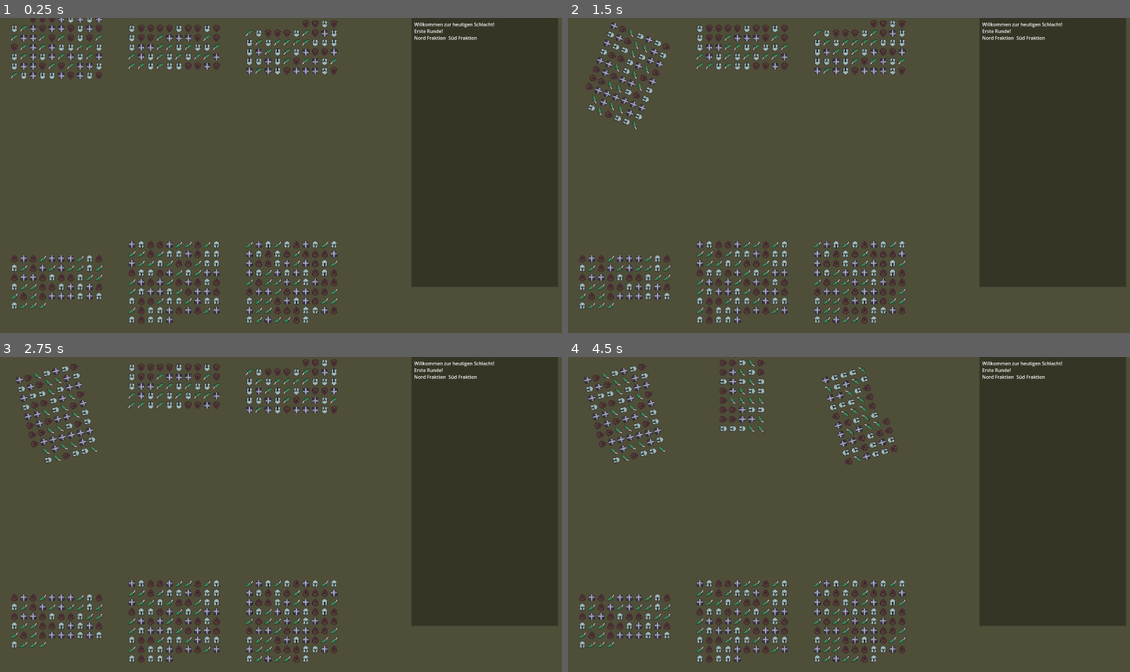
Above: before the commit, frames 1-4 (two rows, left to right).
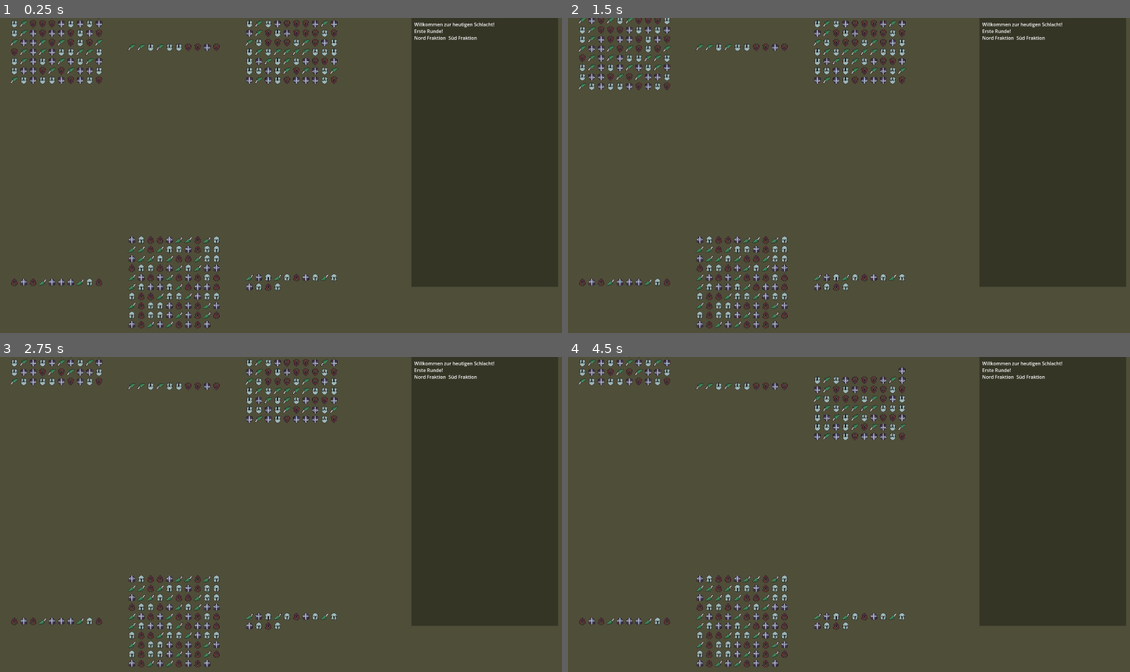
Above: after the commit, the same moments.

Repository: cjanta/RectsGodot
Game: Godot game, scene res://root.tscn
Same seed, same stepped clock (60 frames per second), same inputs: the game is played once before the commit and once after it.
Inputs (mouse positions are in pixels of both pictures, inside the frame that each line leads up to):
- Up to frame 1 (0.25 s): no input
- Up to frame 2 (1.5 s): tap Enter at 0.5 s; drag from (624, 46) to (742, 74) at 0.52 s; tap Space (Spacebar) at 1.25 s; drag from (624, 112) to (742, 46) at 1.27 s
- Up to frame 3 (2.75 s): tap Enter at 2 s; tap Space (Spacebar) at 2.1 s; click (174, 385) at 2.17 s
- Up to frame 4 (4.5 s): tap Space (Spacebar) at 2.75, 4.25 s; drag from (742, 413) to (860, 385) at 2.77 s; tap Enter at 3.5 s; drag from (860, 385) to (624, 413) at 3.52 s; drag from (860, 448) to (624, 413) at 4.27 s

The runs differ from the first frame. In frame 1, 7.9% of the frame differs, in the area x 1-61%, y 0-99%; in frame 2, 8.3%; in frame 3, 7.8%; in frame 4, 8.5%.

Commit message:
++

Diff:
--- a/Faction.gd
+++ b/Faction.gd
@@ -31,7 +31,8 @@
 	add_child(regiment)
 	randomize()
 	randi()
-	regiment.setup(start_direction, start_position, Vector3(randi_range(50,100), 10.0, 1.0 ))
+	var number_units = randi_range(10,101)
+	regiment.setup(start_direction, start_position, Vector3(number_units, 10.0, 1.0 ))
 	faction_regiments.append(regiment)
 
 func guilog(test : String):
--- a/faction_regiment_scene.tscn
+++ b/faction_regiment_scene.tscn
@@ -20,6 +20,7 @@
 script = ExtResource("2_nebew")
 
 [node name="hitbox_arcs" type="Area2D" parent="."]
+z_index = -1
 script = ExtResource("6_npda7")
 
 [node name="CollisionPolygon2D" type="CollisionPolygon2D" parent="hitbox_arcs"]
--- a/hitbox_arcs.gd
+++ b/hitbox_arcs.gd
@@ -13,43 +13,61 @@
 
 func _process(delta):
 	chick_runtime_ini()
+	queue_redraw()
 
 func chick_runtime_ini():
 	if is_runtime_ini:
 		is_runtime_ini = false;
-		coll_shape.polygon = get_regiment_front_polygon()
-
-func get_regiment_front_polygon():
-	var size = regiment.hitbox_regiment_bounds.shape.extents as Vector2
-	var y_offset = regiment.hitbox_regiment_bounds.shape.extents.y + regiment.unit_pixel_size / 2.0
-	var rotation_off = deg_to_rad(60)
-	var arc_length = 180
-	#[tl, tl_arc, tr_arc, tr]
-	var points = PackedVector2Array()
-	var tl = position + Vector2(-size.x ,-size.y)
-	points.append(tl)
-	var tl_arc = Vector2(-size.x ,-size.y) + Vector2.LEFT.rotated(rotation + rotation_off) * arc_length
-	points.append(tl_arc)
-	var tr = position + Vector2(size.x ,-size.y)
-	#get_fan_points(tl,tr, tl_arc, points)
-	var tr_arc = Vector2(size.x ,-size.y) + Vector2.RIGHT.rotated(rotation - rotation_off) * arc_length
-	points.append(tr_arc)
-	points.append(tr)
-	return points
-
-func get_fan_points(start : Vector2, end : Vector2, top_left : Vector2, packed_arry : PackedVector2Array):
-	var dir = end - start
-	var dir_length = dir.length()
-	dir = dir.normalized()
-	var detail = 1
-	var length_ratio = dir_length / detail
-	var current = Vector2(start.x,start.y)
-	var height = top_left - start
-	for n in detail:
-		current = current  * length_ratio
-		packed_arry.append(Vector2(current.x, current.y).rotated(deg_to_rad(90)))
+		#coll_shape.polygon = get_regiment_front_polygon()
+		coll_shape.polygon =get_front_arc()
 
 
+const DETECT_RADIUS = 200
+const FOV = 80
+
+var angle = 0
+var direction = Vector2()
+# Drawing the FOV
+const RED = Color(1.0, 0, 0, 0.4)
+const GREEN = Color(0, 1.0, 0, 0.4)
+
+var draw_color = GREEN
+
+func _draw():
+	#draw_circle_arc_poly(Vector2(), DETECT_RADIUS,  angle - FOV/2, angle + FOV/2, draw_color)
+	pass
+
+func get_front_arc():
+	var size = regiment.get_current_bounds_extends() as Vector2
+	var angle = -90
+	var center = Vector2.ZERO
+	var tl = position + Vector2(-size.x ,-size.y)
+	var tr = position + Vector2(size.x ,-size.y)
+	var fow = rad_to_deg(tl.angle_to(tr))
+	var radius = regiment.shape_extends_total.length()
+	var angle_from = angle - fow/2
+	var angle_to = angle + fow/2
+	var nb_points = 16
+	var points_arc = PackedVector2Array()
+	points_arc.push_back(center)
+	#var colors = PackedColorArray([color])
+
+	for i in range(nb_points+1):
+		var angle_point = angle_from + i*(angle_to-angle_from)/nb_points
+		points_arc.push_back(center + Vector2( cos( deg_to_rad(angle_point) ), sin( deg_to_rad(angle_point) ) ) * radius)
+	#draw_polygon(points_arc, colors)
+	return points_arc
+
+func draw_circle_arc_poly(center, radius, angle_from, angle_to, color):
+	var nb_points = 32
+	var points_arc = PackedVector2Array()
+	points_arc.push_back(center)
+	var colors = PackedColorArray([color])
+
+	for i in range(nb_points+1):
+		var angle_point = angle_from + i*(angle_to-angle_from)/nb_points
+		points_arc.push_back(center + Vector2( cos( deg_to_rad(angle_point) ), sin( deg_to_rad(angle_point) ) ) * radius)
+	draw_polygon(points_arc, colors)
 
 func draw_front_arc_flat():
 	var size = regiment.get_current_bounds_extends() as Vector2
Not shown, added: roo962B.tmp
